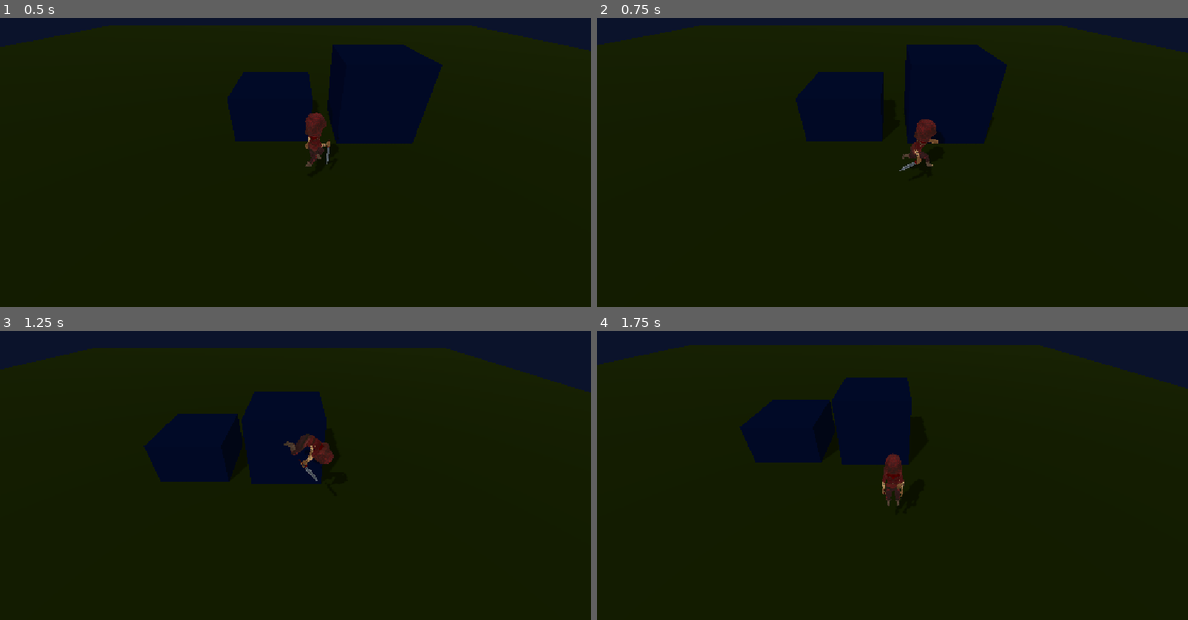
Above: before the commit, frames 1-4 (two rows, left to right).
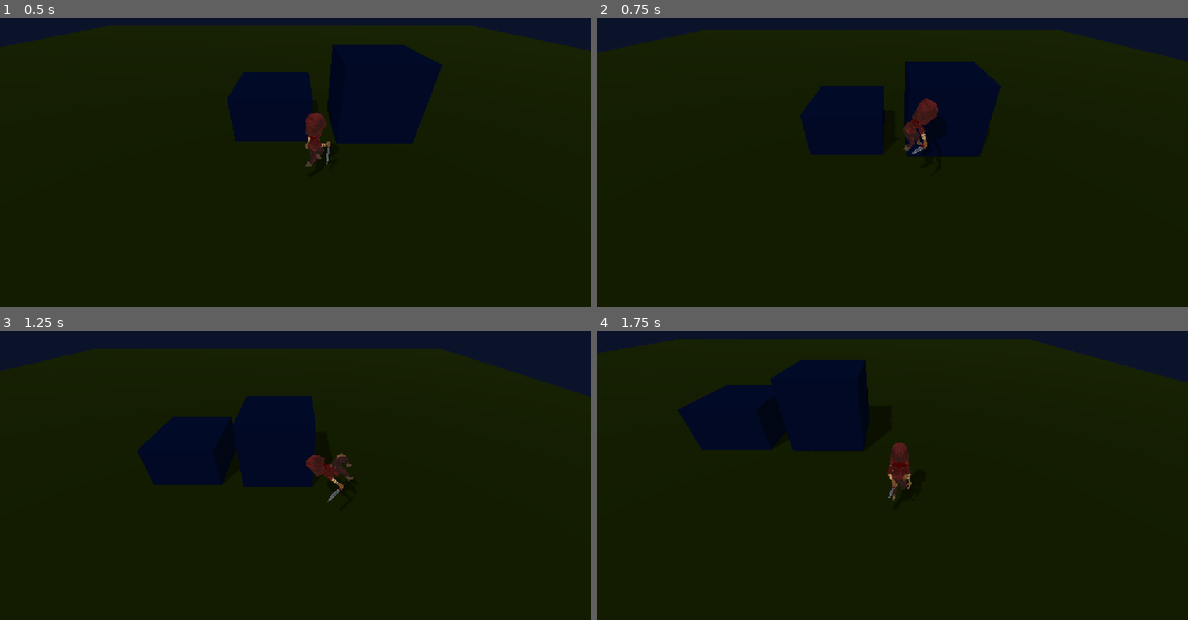
Above: after the commit, the same moments.

Repository: Anngiw/Proyectos-Talleres-Juegos
Game: Godot game, scene res://scenes/world/world.tscn
The game is run twice, just before and just after one commit, with the same random seed, the same clock (stepped at 60 frames per second) and the same inputs.
Inputs:
- Up to frame 1 (0.5 s): no input
- Up to frame 2 (0.75 s): hold D (move_right) from 0.53 s (still down); hold Shift (correr) from 0.53 s (still down)
- Up to frame 3 (1.25 s): keep holding D (move_right); keep holding Shift (correr); tap Space (saltar) at 0.77 s
- Up to frame 4 (1.75 s): release D (move_right) at 1.28 s; release Shift (correr) at 1.28 s; hold S (move_down) from 1.28 s (still down); tap Shift (correr) at 1.35 s; tap Space (saltar) at 1.52 s

Frame 1 is identical in both runs. In frame 2, 5.4% of the frame differs, in the area x 0-100%, y 2-53%; in frame 3, 2.7%; in frame 4, 9.5%, in the area x 0-100%, y 2-61%.

Commit message:
T7 N3 - Tarea A - estados con su numero

Diff:
--- a/scenes/characters/personaje.gd
+++ b/scenes/characters/personaje.gd
@@ -1,18 +1,24 @@
 extends CharacterBody3D
+#Nivel 3
+enum Estado { QUIETO, CAMINAR, CORRER, AIRE }
+const RUIDO = [0.0, 2.0, 6.0, 0.0]
+# ---
+@export var camara: Camera3D
+@export var speed_caminar: float = 3.5
+@export var speed_correr: float = 6.0
+@export var tiempo_arranque: float = 0.18
+@export var gravedad: float = 14.0
+@export var altura_salto: float = 1.8
+@onready var anim = $Modelo/Rogue/AnimationPlayer
 
-@export var camara: Camera3D
-@export var speed_caminar: float = 2.5
-@export var speed_correr: float = 5.0
-@export var tiempo_arranque: float = 0.25
-@export var gravedad: float = 20.0
-@export var altura_salto: float = 1.5
-@onready var anim = $Modelo/Rogue/AnimationPlayer
 
 # Enchufes: otros scripts (las acciones del juego) cambian estas variables.
 var multiplicador = 1.0     # 1 = rapidez normal, 0.5 = la mitad, 0 = quieto
 var empuje = Vector3.ZERO   # velocidad extra en m/s (dash, retroceso)
 var accion = ""             # animación de la acción; "" = ninguna
 var avance = Vector3.ZERO   # [NOTA ASIGNADA POR CAMBIO DE DISEÑO 2.5D A 3.0D] La parte de la velocidad que dan las teclas[cite: 11]
+var estado = Estado.QUIETO
+var ruido = 0.0
 
 
 func _physics_process(delta):
@@ -43,20 +49,41 @@
 	if direction.length() > 0:
 		basis = Basis.looking_at(direction)
 
-	# --- Control de Animaciones ----------------------------------------------
+	# --- Esqueleto viejo borrado Control de Animaciones ----------------------------------------------
+	#_________________
+
+	move_and_slide()
+	var antes = estado
+	estado = elegir_estado()
+	ruido = RUIDO[estado]
+	if estado != antes:
+		print("estado ", Estado.keys()[estado], " · ruido ", ruido, " m")
+		animar()
+	_prueba()
+
+func elegir_estado():
+	if not is_on_floor():
+		return Estado.AIRE
+	var rapidez = Vector2(velocity.x, velocity.z).length()
+	if rapidez < 0.1:
+		return Estado.QUIETO
+	if rapidez > speed_caminar + 0.1:
+		return Estado.CORRER
+	return Estado.CAMINAR
+
+func animar():
 	if accion != "":
 		anim.play(accion)
-	elif not is_on_floor():
-		anim.play("Roll" if velocity.y > 0 else "Idle")
-	elif avance.length() > speed_caminar + 0.1:
-		anim.play("Run") #Animación de correr / sprint
-	elif avance.length() > 0.1:
-		anim.play("Walk") #Animación de caminar
-	else:
-		anim.play("Idle") #Quieto
-
-	move_and_slide()
-	_prueba()
+		return
+	match estado:
+		Estado.QUIETO:
+			anim.play("Idle")
+		Estado.CAMINAR:
+			anim.play("Walk")
+		Estado.CORRER:
+			anim.play("Run")
+		Estado.AIRE:
+			anim.play("Roll")
 
 
 # ---------------------------------------------------------------------------
--- a/scenes/world/world.tscn
+++ b/scenes/world/world.tscn
@@ -55,7 +55,7 @@
 [node name="Personaje" parent="." unique_id=1837990298 node_paths=PackedStringArray("camara") instance=ExtResource("2_personaje")]
 transform = Transform3D(1, 0, 0, 0, 1, 0, 0, 0, 1, 0, 0.5, 5.385372)
 camara = NodePath("../MainCamera")
-prueba = 2
+prueba = 3
 accion_prueba = "saltar"
 
 [node name="Plataforma3" type="StaticBody3D" parent="." unique_id=485200372]
